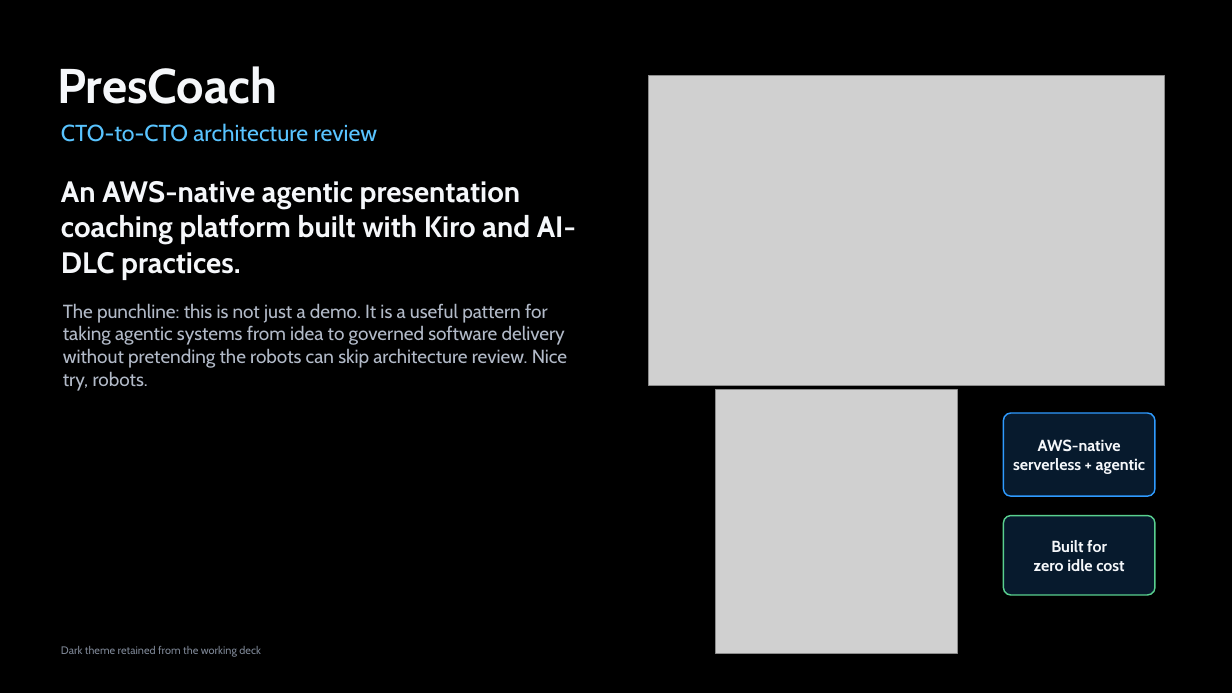
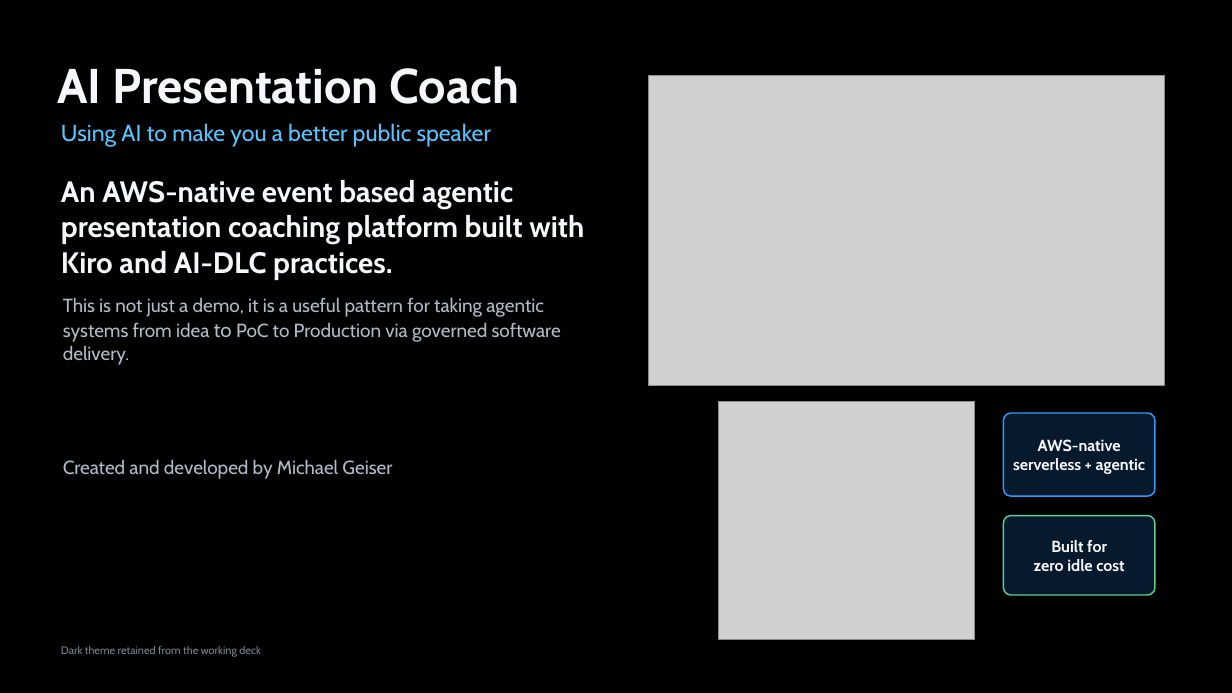
Before and after one commit to michaelgeiser/kiro-agentcore-app, a slide deck: slide 1 of documentation/PresCoach_slides.pptx. Drawn at 1232x693 pixels with LibreOffice and Linux fonts; fonts in the diff are those of the drawing; grey boxes stand for pictures. Boxes give left, top, right and bottom in pixels: in the first picture for what was removed or moved away, otherwise in the second. Text is boxed around its words. In the diff, an @@ line names an element or a change of style, - is before the commit and + after.

```diff
--- a/documentation/PresCoach_slides.pptx
+++ b/documentation/PresCoach_slides.pptx
@@ text at <box>57,66,520,104</box>: text changed @@
-PresCoach
+AI Presentation Coach
@@ text at <box>61,123,491,147</box>: text changed @@
-CTO-to-CTO architecture review
+Using AI to make you a better public speaker
@@ text at <box>61,180,584,280</box>: text changed @@
-An AWS-native agentic presentation coaching platform built with Kiro and AI-DLC practices.
+An AWS-native event based agentic presentation coaching platform built with Kiro and AI-DLC practices.
@@ text at <box>63,297,561,479</box>: text changed @@
-The punchline: this is not just a demo. It is a useful pattern for taking agentic systems from idea to governed software delivery without pretending the robots can skip architecture review. Nice try, robots.
+This is not just a demo, it is a useful pattern for taking agentic systems from idea to PoC to Production via governed software delivery.
+Created and developed by Michael Geiser
@@ text "This is not just a ..." at <box>63,297,561,479</box>: vertical alignment middle to top @@
@@ picture: place and size @@
-picture at <box>715,390,958,653</box>
+picture at <box>718,401,974,640</box>
```
Also in this commit, not shown: 18 other slides changed, 7 slides added, 1 other file.
